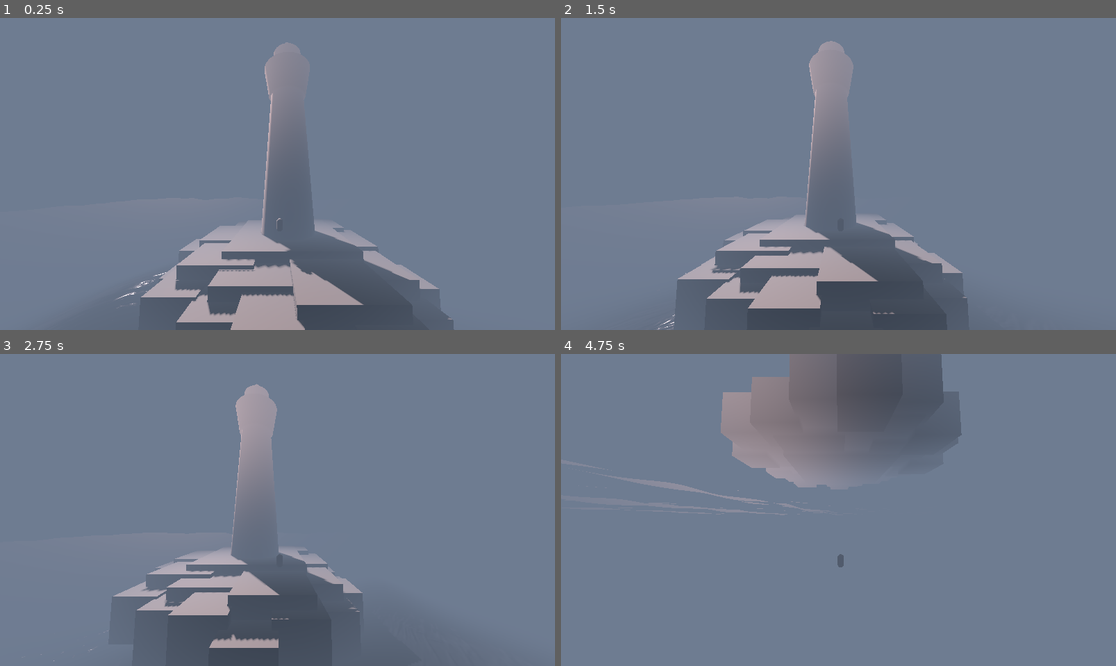
Above: before the commit, frames 1-4 (two rows, left to right).
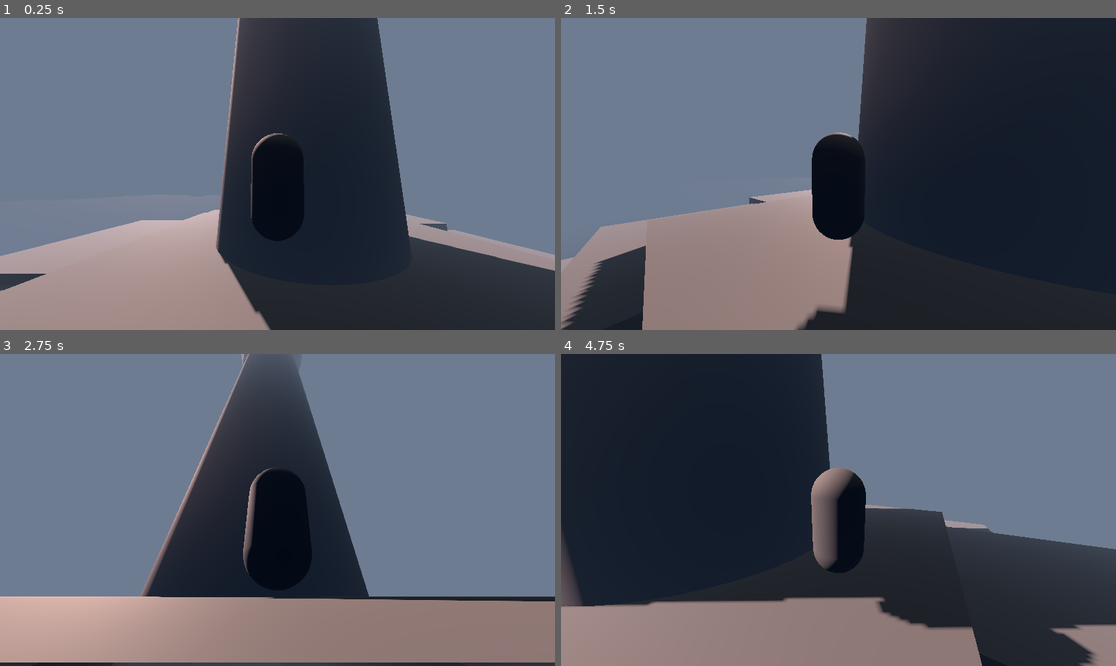
Above: after the commit, the same moments.

Repository: Dissunity/EchoesInTheFog
Game: Godot game, scene res://world.tscn
The game is run twice, just before and just after one commit, with the same random seed, the same clock (stepped at 60 frames per second) and the same inputs.
Inputs (mouse positions are in pixels of both pictures, inside the frame that each line leads up to):
- Up to frame 1 (0.25 s): no input
- Up to frame 2 (1.5 s): tap Enter (ui_accept) at 0.5, 0.6, 0.77, 1.07, 1.35 s; move the mouse to (960, 158) at 0.52 s; hold Right (ui_right) 0.53-1.28 s; click (960, 158) at 0.67 s; move the mouse to (727, 189) at 1.27 s; hold Down (ui_down) from 1.28 s (still down); click (727, 189) at 1.42 s
- Up to frame 3 (2.75 s): tap Enter (ui_accept) at 1.52, 1.82, 2.1 s; move the mouse to (333, 441) at 2.02 s; release Down (ui_down) at 2.03 s; hold Right (ui_right) from 2.03 s (still down); click (333, 441) at 2.17 s
- Up to frame 4 (4.75 s): move the mouse to (810, 572) at 2.77 s; release Right (ui_right) at 2.78 s; hold Up (ui_up) 2.78-3.53 s; tap Enter (ui_accept) at 2.85, 3.02, 3.32, 3.6, 3.77, 4.07, 4.35, 4.52 s; click (810, 572) at 2.92 s; move the mouse to (1005, 556) at 3.52 s; hold Left (ui_left) from 3.53 s (still down); click (1005, 556) at 3.67 s; tap Escape (ui_cancel) at 4.15 s; move the mouse to (672, 463) at 4.27 s; click (672, 463) at 4.42 s

The runs differ from the first frame. In frame 1, 51% of the frame differs, in the area x 0-100%, y 0-100%; in frame 2, 69%; in frame 3, 41%; in frame 4, 79%.

Commit message:
Add desktop movement controls for local desktop testing

Diff:
--- a/player.gd
+++ b/player.gd
@@ -1,28 +1,71 @@
 extends CharacterBody3D
-
 
 const SPEED = 5.0
 const JUMP_VELOCITY = 4.5
+const MOUSE_SENSITIVITY = 0.003
 
+@onready var spring_arm = $SpringArm3D # Grabs the SpringArm for looking up/down
+
+var is_desktop_mode = false # Used to toggle controls off for VR
+
+func _ready() -> void:
+    # Check if VR is active
+    var xr_interface = XRServer.find_interface("OpenXR")
+    if xr_interface and xr_interface.is_initialized():
+        print("VR Mode detected. Desktop controls disabled.")
+        set_physics_process(false)
+        set_process_input(false)
+        return
+
+    # Desktop Mode setup
+    print("Desktop Mode active.")
+    is_desktop_mode = true
+    Input.mouse_mode = Input.MOUSE_MODE_CAPTURED # Hides and locks the mouse
+
+func _input(event: InputEvent) -> void:
+    if not is_desktop_mode:
+        return
+
+    # Press ESC to free mouse so window can close
+    if event.is_action_pressed("ui_cancel"):
+        Input.mouse_mode = Input.MOUSE_MODE_VISIBLE
+
+    # Click the screen to lock the mouse again
+    if event is InputEventMouseButton and event.pressed:
+        Input.mouse_mode = Input.MOUSE_MODE_CAPTURED
+
+    # Handle Mouse Turning
+    if event is InputEventMouseMotion and Input.mouse_mode == Input.MOUSE_MODE_CAPTURED:
+        # Turn left/right
+        rotate_y(-event.relative.x * MOUSE_SENSITIVITY)
+        # Look up/down
+        spring_arm.rotate_x(-event.relative.y * MOUSE_SENSITIVITY)
+        # Prevent the camera from doing a full 360-degree flip
+        spring_arm.rotation.x = clamp(spring_arm.rotation.x, -PI/2, PI/4)
 
 func _physics_process(delta: float) -> void:
-	# Add the gravity.
-	if not is_on_floor():
-		velocity += get_gravity() * delta
+    if not is_desktop_mode:
+        return
 
-	# Handle jump.
-	if Input.is_action_just_pressed("ui_accept") and is_on_floor():
-		velocity.y = JUMP_VELOCITY
+    # Add the gravity.
+    if not is_on_floor():
+        velocity += get_gravity() * delta
 
-	# Get the input direction and handle the movement/deceleration.
-	# As good practice, you should replace UI actions with custom gameplay actions.
-	var input_dir := Input.get_vector("ui_left", "ui_right", "ui_up", "ui_down")
-	var direction := (transform.basis * Vector3(input_dir.x, 0, input_dir.y)).normalized()
-	if direction:
-		velocity.x = direction.x * SPEED
-		velocity.z = direction.z * SPEED
-	else:
-		velocity.x = move_toward(velocity.x, 0, SPEED)
-		velocity.z = move_toward(velocity.z, 0, SPEED)
+    # Handle jump.
+    if Input.is_action_just_pressed("ui_accept") and is_on_floor():
+        velocity.y = JUMP_VELOCITY
 
-	move_and_slide()
+    # Get the input direction and handle the movement/deceleration.
+    var input_dir := Input.get_vector("move_left", "move_right", "move_forward", "move_back")
+
+    # transform.basis translates the inputs so player moves relative to where they are looking (strafing)
+    var direction := (transform.basis * Vector3(input_dir.x, 0, input_dir.y)).normalized()
+
+    if direction:
+        velocity.x = direction.x * SPEED
+        velocity.z = direction.z * SPEED
+    else:
+        velocity.x = move_toward(velocity.x, 0, SPEED)
+        velocity.z = move_toward(velocity.z, 0, SPEED)
+
+    move_and_slide()
--- a/project.godot
+++ b/project.godot
@@ -15,6 +15,33 @@
 config/features=PackedStringArray("4.6", "Forward Plus")
 config/icon="res://icon.svg"
 
+[display]
+
+window/size/mode=2
+
+[input]
+
+move_forward={
+"deadzone": 0.2,
+"events": [Object(InputEventKey,"resource_local_to_scene":false,"resource_name":"","device":-1,"window_id":0,"alt_pressed":false,"shift_pressed":false,"ctrl_pressed":false,"meta_pressed":false,"pressed":false,"keycode":0,"physical_keycode":87,"key_label":0,"unicode":119,"location":0,"echo":false,"script":null)
+]
+}
+move_back={
+"deadzone": 0.2,
+"events": [Object(InputEventKey,"resource_local_to_scene":false,"resource_name":"","device":-1,"window_id":0,"alt_pressed":false,"shift_pressed":false,"ctrl_pressed":false,"meta_pressed":false,"pressed":false,"keycode":0,"physical_keycode":83,"key_label":0,"unicode":115,"location":0,"echo":false,"script":null)
+]
+}
+move_left={
+"deadzone": 0.2,
+"events": [Object(InputEventKey,"resource_local_to_scene":false,"resource_name":"","device":-1,"window_id":0,"alt_pressed":false,"shift_pressed":false,"ctrl_pressed":false,"meta_pressed":false,"pressed":false,"keycode":0,"physical_keycode":65,"key_label":0,"unicode":97,"location":0,"echo":false,"script":null)
+]
+}
+move_right={
+"deadzone": 0.2,
+"events": [Object(InputEventKey,"resource_local_to_scene":false,"resource_name":"","device":-1,"window_id":0,"alt_pressed":false,"shift_pressed":false,"ctrl_pressed":false,"meta_pressed":false,"pressed":false,"keycode":0,"physical_keycode":68,"key_label":0,"unicode":100,"location":0,"echo":false,"script":null)
+]
+}
+
 [physics]
 
 3d/physics_engine="Jolt Physics"
--- a/world.tscn
+++ b/world.tscn
@@ -265,7 +265,10 @@
 [node name="MeshInstance3D" type="MeshInstance3D" parent="Player" unique_id=2019052881]
 mesh = SubResource("CapsuleMesh_f3sb7")
 
-[node name="Camera3D" type="Camera3D" parent="Player" unique_id=886325403]
-transform = Transform3D(1, 0, 0, 0, 0.99715894, -0.07532677, 0, 0.07532677, 0.99715894, -0.3600936, 6.1511803, 25.173069)
+[node name="SpringArm3D" type="SpringArm3D" parent="Player" unique_id=584003843]
+spring_length = 3.0
+
+[node name="Camera3D" type="Camera3D" parent="Player/SpringArm3D" unique_id=886325403]
+transform = Transform3D(1, 0, 0, 0, 0.99715894, -0.07532677, 0, 0.07532677, 0.99715894, 0, 0, 0)
 environment = SubResource("Environment_gv5m4")
 fov = 90.0
